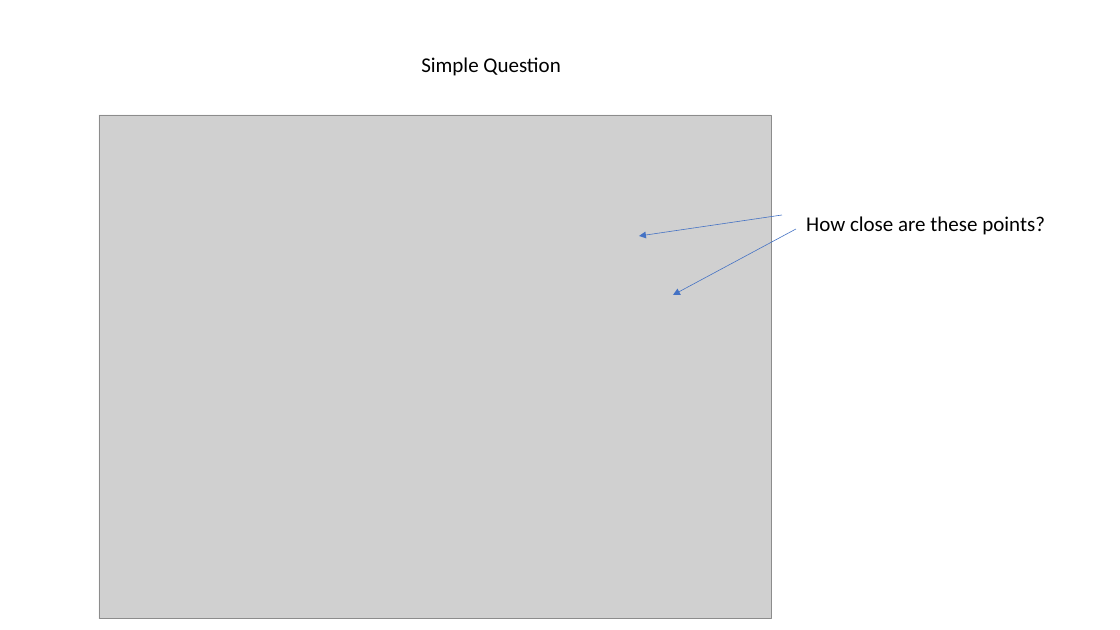
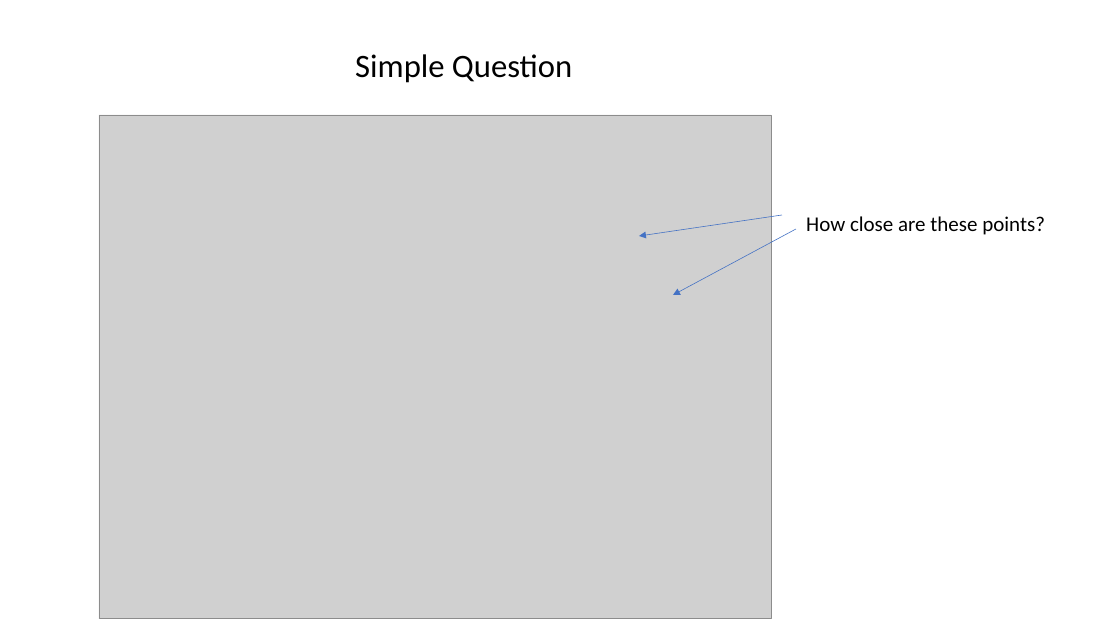
Before and after one commit to nicksavill/DEB_development, a slide deck: slide 2 of Week_7/Clustering.pptx. Drawn at 1120x630 pixels with LibreOffice and Linux fonts; fonts in the diff are those of the drawing; grey boxes stand for pictures. Boxes give left, top, right and bottom in pixels: in the first picture for what was removed or moved away, otherwise in the second. Text is boxed around its words. In the diff, an @@ line names an element or a change of style, - is before the commit and + after.

```diff
--- a/Week_7/Clustering.pptx
+++ b/Week_7/Clustering.pptx
@@ text "Simple Question" moved from (x1=421, y1=57, x2=560, y2=76) to (x1=355, y1=54, x2=572, y2=83) @@
@@ text "Simple Question" at (x1=355, y1=54, x2=572, y2=83): size 18 to 28 pt @@
```
Also in this commit, not shown: 4 other slides changed, 1 slide added, 14 other files.
